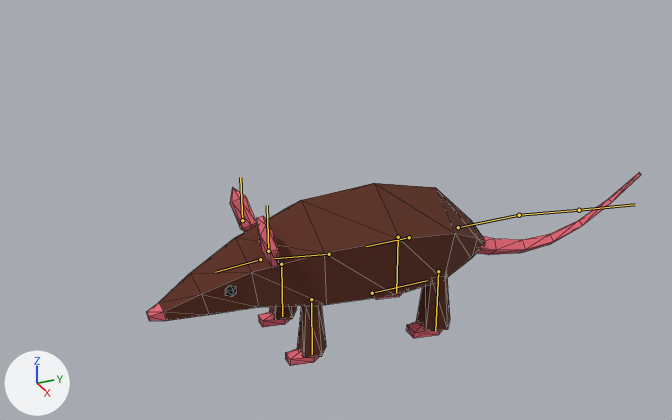
A saved change to the glTF model assets/models/characters/rats/SK_Rat_F.glb.
Camera for both pictures: a camera (50 mm lens) standing at (0.924, -0.407, 0.63) and looking at (-0.018, 0.017, 0.159). Every picture has the same lights, and +X, +Y and +Z are marked at lower left. The picture after the commit comes second. The bones that change, and the others that lie on the model, are drawn over the model as lines. Mesh edges are drawn as thin lines.

Objects in the first picture: 'SK_Rat_F_Rigged'.
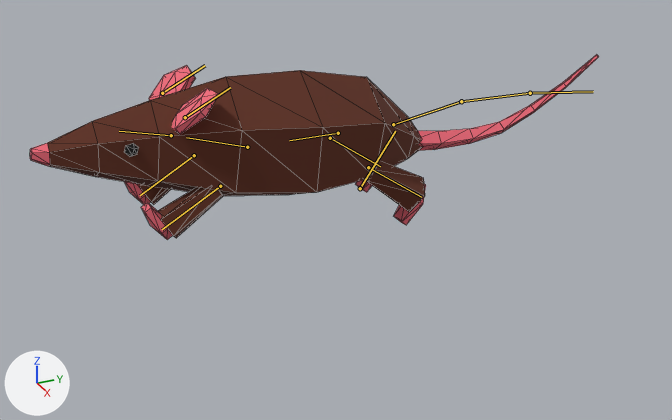
The newer file adds an action. The first version stands in its rest pose; the second is drawn at frame 10 of the action 'HopOut'.

What differs and where, as boxes (x1, y1, x2, y2) in the pictures (672 x 420 px):
'SK_Rat_F_Rigged', posed (15% wider): before (147, 173, 641, 366); after (30, 55, 599, 240)
bone 'hips', root to tip: before (409, 237) to (366, 246); after (338, 133) to (289, 140)
bone 'leg_r.L', root to tip: before (438, 271) to (435, 331); after (368, 167) to (421, 197)
bone 'leg_r.R', root to tip: before (398, 237) to (396, 293); after (330, 138) to (380, 166)
bone 'spine', root to tip: before (329, 254) to (274, 258); after (247, 147) to (186, 137)
bone 'head', root to tip: before (260, 259) to (215, 272); after (171, 135) to (119, 131)
bone 'ear.L', root to tip: before (268, 251) to (267, 205); after (185, 117) to (230, 87)
bone 'ear.R', root to tip: before (242, 220) to (240, 177); after (162, 93) to (205, 65)
bone 'leg_f.L', root to tip: before (311, 299) to (312, 354); after (220, 186) to (162, 229)
bone 'leg_f.R', root to tip: before (281, 264) to (282, 316); after (194, 155) to (140, 195)
bone 'tail1', root to tip: before (458, 227) to (519, 215); after (393, 124) to (461, 101)
bone 'tail2', root to tip: before (519, 215) to (579, 210); after (461, 101) to (530, 93)
bone 'tail3', root to tip: before (579, 210) to (635, 204); after (530, 93) to (593, 91)

Edits to the bpy script that builds the scene:
```text
Change bone_hips:
    where bone_hips = bpy.data.objects['RIG_Rat_F'].pose.bones['hips']  # child of 'root'
    bone_hips.location: (0.0, 0.0, 0.0) -> (0.0, 0.098, 0.154)
Change bone_leg_r_l:
    where bone_leg_r_l = bpy.data.objects['RIG_Rat_F'].pose.bones['leg_r.L']  # child of 'hips'
    bone_leg_r_l.rotation_quaternion: (1.0, 0.0, 0.0, 0.0) -> (-0.887, -0.462, 0.0, 0.0)  # degrees (0, 0, 0) -> degrees (55, 0, 0)
Change bone_leg_r_r:
    where bone_leg_r_r = bpy.data.objects['RIG_Rat_F'].pose.bones['leg_r.R']  # child of 'hips'
    bone_leg_r_r.rotation_quaternion: (1.0, 0.0, 0.0, 0.0) -> (0.887, 0.462, 0.0, 0.0)  # degrees (0, 0, 0) -> degrees (55, 0, 0)
Change bone_spine:
    where bone_spine = bpy.data.objects['RIG_Rat_F'].pose.bones['spine']  # child of 'hips'
    bone_spine.rotation_quaternion: (1.0, 0.0, 0.0, 0.0) -> (0.996, -0.087, 0.0, 0.0)  # degrees (0, 0, 0) -> degrees (-10, 0, 0)
Change bone_head:
    where bone_head = bpy.data.objects['RIG_Rat_F'].pose.bones['head']  # child of 'spine'
    bone_head.rotation_quaternion: (1.0, 0.0, 0.0, 0.0) -> (0.998, -0.07, 0.0, 0.0)  # degrees (0, 0, 0) -> degrees (-8, 0, 0)
Change bone_ear_l:
    where bone_ear_l = bpy.data.objects['RIG_Rat_F'].pose.bones['ear.L']  # child of 'head'
    bone_ear_l.rotation_quaternion: (1.0, 0.0, 0.0, 0.0) -> (0.924, 0.383, 0.0, 0.0)  # degrees (0, 0, 0) -> degrees (45, 0, 0)
Change bone_ear_r:
    where bone_ear_r = bpy.data.objects['RIG_Rat_F'].pose.bones['ear.R']  # child of 'head'
    bone_ear_r.rotation_quaternion: (1.0, 0.0, 0.0, 0.0) -> (0.924, 0.383, 0.0, 0.0)  # degrees (0, 0, 0) -> degrees (45, 0, 0)
Change bone_leg_f_l:
    where bone_leg_f_l = bpy.data.objects['RIG_Rat_F'].pose.bones['leg_f.L']  # child of 'spine'
    bone_leg_f_l.rotation_quaternion: (1.0, 0.0, 0.0, 0.0) -> (0.906, -0.423, 0.0, 0.0)  # degrees (0, 0, 0) -> degrees (-50, 0, 0)
Change bone_leg_f_r:
    where bone_leg_f_r = bpy.data.objects['RIG_Rat_F'].pose.bones['leg_f.R']  # child of 'spine'
    bone_leg_f_r.rotation_quaternion: (1.0, 0.0, 0.0, 0.0) -> (0.906, -0.423, 0.0, 0.0)  # degrees (0, 0, 0) -> degrees (-50, 0, 0)
Change bone_tail1:
    where bone_tail1 = bpy.data.objects['RIG_Rat_F'].pose.bones['tail1']  # child of 'hips'
    bone_tail1.rotation_quaternion: (1.0, 0.0, 0.0, 0.0) -> (-0.996, -0.087, 0.0, 0.0)  # degrees (0, 0, 0) -> degrees (10, 0, 0)
Change bone_tail2:
    where bone_tail2 = bpy.data.objects['RIG_Rat_F'].pose.bones['tail2']  # child of 'tail1'
    bone_tail2.rotation_quaternion: (1.0, 0.0, 0.0, 0.0) -> (0.999, -0.044, 0.0, 0.0)  # degrees (0, 0, 0) -> degrees (-5, 0, 0)
Change bone_tail3:
    where bone_tail3 = bpy.data.objects['RIG_Rat_F'].pose.bones['tail3']  # child of 'tail2'
    bone_tail3.rotation_quaternion: (1.0, 0.0, 0.0, 0.0) -> (0.999, -0.044, 0.0, 0.0)  # degrees (0, 0, 0) -> degrees (-5, 0, 0)
```
